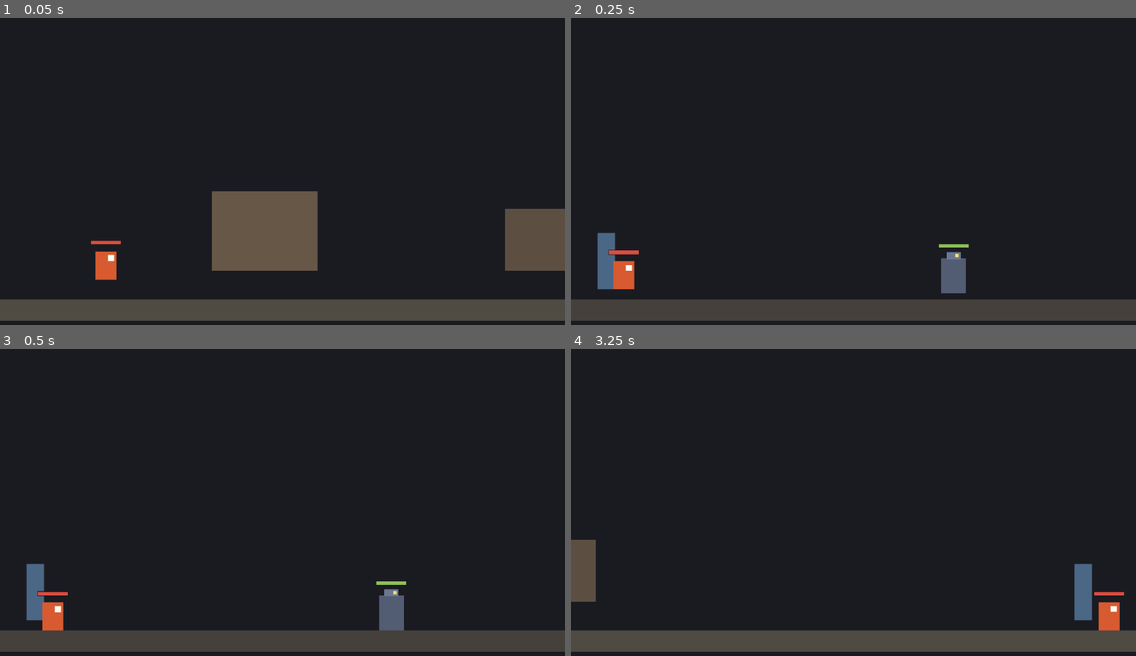
Above: before the commit, frames 1-4 (two rows, left to right).
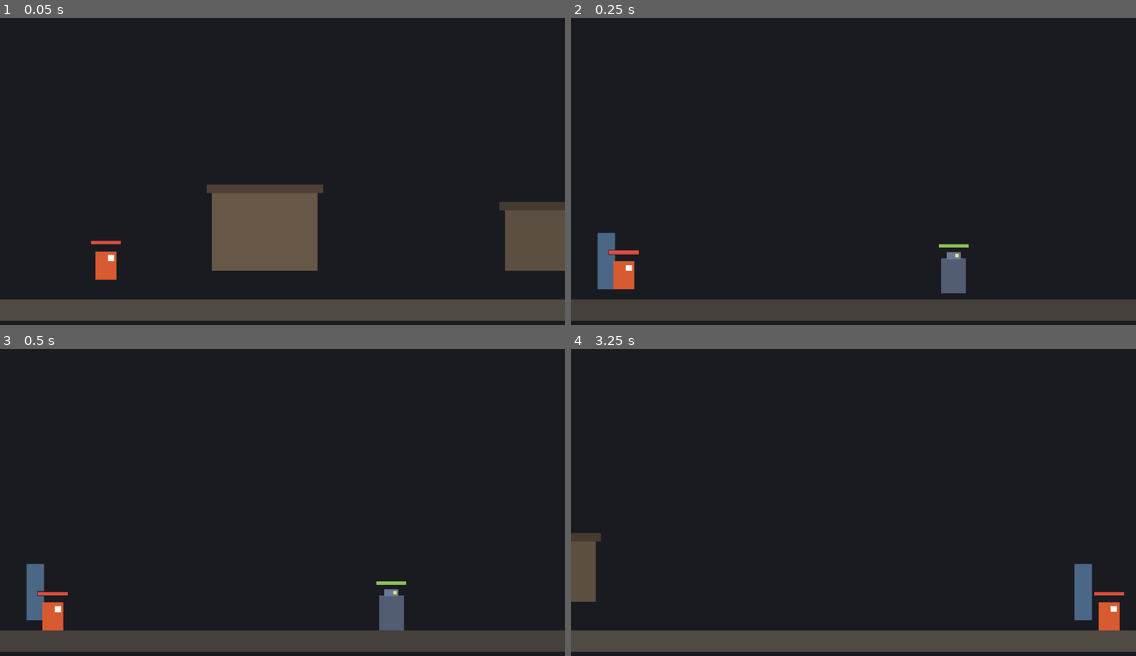
Above: after the commit, the same moments.

Repository: aachean/bailian
Game: Godot game, scene res://tests/test_m3.tscn
Two runs of this game, one before a commit and one after it. Both use one fixed random seed, a clock stepped at 60 frames per second and the inputs below. This scene is started directly instead of the project's main scene.
Inputs (mouse positions are in pixels of both pictures, inside the frame that each line leads up to):
- Up to frame 1 (0.05 s): no input
- Up to frame 2 (0.25 s): no input
- Up to frame 3 (0.5 s): no input
- Up to frame 4 (3.25 s): move the mouse to (977, 490) at 0.52 s; hold D (move_right) 0.53-2.03 s; tap J (attack) at 0.6, 2.1 s; click (977, 490) at 0.67 s; tap Space (jump) at 0.77, 1.52, 3.02 s; move the mouse to (740, 523) at 1.27 s; tap K (dodge) at 1.35, 2.85 s; click (740, 523) at 1.42 s; move the mouse to (910, 438) at 2.02 s; hold A (move_left) 2.03-2.78 s; click (910, 438) at 2.17 s; move the mouse to (825, 570) at 2.77 s; hold D (move_right) from 2.78 s (still down); click (825, 570) at 2.92 s

The runs differ from the first frame. In frame 1, 0.8% of the frame differs, in the area x 36-100%, y 54-63%; in frame 2, nothing differs; in frame 3, nothing differs; in frame 4, 0.1%.

Commit message:
fix(town): 城镇房子堵死唯一通道 —— 装饰物不该有碰撞
用户实测卡在两栋房子之间过不去。根因：两栋不同大小的房子复用了同一个
120×90 碰撞形状，右边那栋视觉高 70、碰撞高 90，底部插进地面通道
（通道只剩 1px，玩家高 32）。

- 房子改成纯背景装饰（Node2D，去碰撞）—— 建筑在横版里是背景层，
  玩家从前景走过；顺手加了屋顶色块，比一块方板像房子
- test_m3 新增 #6 城镇完整链路：从出生点按住 → 必须能走到出口传送门。
  「过不去」这种 bug 靠看场景结构看不出来，只有真的走一遍才抓得到 ——
  与 M1 的 #12（助跑跳高台）是同一条纪律在城镇上的应用

Diff:
--- a/scenes/stages/town.tscn
+++ b/scenes/stages/town.tscn
@@ -6,9 +6,6 @@
 
 [sub_resource type="RectangleShape2D" id="RectangleShape2D_ground"]
 size = Vector2(1280, 24)
-
-[sub_resource type="RectangleShape2D" id="RectangleShape2D_house"]
-size = Vector2(120, 90)
 
 [node name="Town" type="Node2D"]
 script = ExtResource("1_stage")
@@ -30,10 +27,8 @@
 [node name="CollisionShape2D" type="CollisionShape2D" parent="Ground"]
 shape = SubResource("RectangleShape2D_ground")
 
-[node name="House1" type="StaticBody2D" parent="."]
+[node name="House1" type="Node2D" parent="."]
 position = Vector2(300, 242)
-collision_layer = 4
-collision_mask = 0
 
 [node name="Visual" type="ColorRect" parent="House1"]
 offset_left = -60.0
@@ -43,13 +38,16 @@
 mouse_filter = 2
 color = Color(0.4, 0.34, 0.28, 1)
 
-[node name="CollisionShape2D" type="CollisionShape2D" parent="House1"]
-shape = SubResource("RectangleShape2D_house")
+[node name="Roof1" type="ColorRect" parent="House1"]
+offset_left = -66.0
+offset_top = -53.0
+offset_right = 66.0
+offset_bottom = -43.0
+mouse_filter = 2
+color = Color(0.3, 0.25, 0.21, 1)
 
-[node name="House2" type="StaticBody2D" parent="."]
+[node name="House2" type="Node2D" parent="."]
 position = Vector2(620, 252)
-collision_layer = 4
-collision_mask = 0
 
 [node name="Visual" type="ColorRect" parent="House2"]
 offset_left = -48.0
@@ -59,8 +57,13 @@
 mouse_filter = 2
 color = Color(0.36, 0.31, 0.26, 1)
 
-[node name="CollisionShape2D" type="CollisionShape2D" parent="House2"]
-shape = SubResource("RectangleShape2D_house")
+[node name="Roof2" type="ColorRect" parent="House2"]
+offset_left = -54.0
+offset_top = -43.0
+offset_right = 54.0
+offset_bottom = -33.0
+mouse_filter = 2
+color = Color(0.27, 0.23, 0.19, 1)
 
 [node name="ExitPortal" parent="." instance=ExtResource("3_portal")]
 position = Vector2(1220, 290)
--- a/tests/test_m3.gd
+++ b/tests/test_m3.gd
@@ -24,6 +24,7 @@
 	await _t3_spearman_throws()
 	await _t4_dasher_is_distinct()
 	await _t5_portal_not_armed_inside()
+	await _t6_town_walkable()
 
 	print("")
 	print("═══ %d 通过 ／ %d 失败 ═══" % [_pass, _fail])
@@ -42,6 +43,48 @@
 func _pframes(n: int) -> void:
 	for _i in n:
 		await get_tree().physics_frame
+
+
+func _press(action: String) -> void:
+	var ev := InputEventAction.new()
+	ev.action = action
+	ev.pressed = true
+	ev.strength = 1.0
+	Input.parse_input_event(ev)
+
+
+func _release(action: String) -> void:
+	var ev := InputEventAction.new()
+	ev.action = action
+	ev.pressed = false
+	Input.parse_input_event(ev)
+
+
+## 城镇完整链路：从出生点一路向右，必须能走到出口传送门。
+## 「装饰物把通道堵死」这种 bug 只有真的走一遍才抓得到 ——
+## 用户实测：房子碰撞体比视觉大，把唯一的路堵死，整局没法往后玩。
+func _t6_town_walkable() -> void:
+	var town := TOWN.instantiate()
+	add_child(town)
+	await _pframes(5)
+	var player := town.get_node("Player")
+	player.global_position = Vector2(120.0, 280.0)
+	player.velocity = Vector2.ZERO
+	await _pframes(10)
+
+	_press("move_right")
+	var n := 0
+	while n < 600 and player.global_position.x < 1150.0:
+		await get_tree().physics_frame
+		n += 1
+	_release("move_right")
+	var reached: bool = player.global_position.x >= 1150.0
+	_check("6", "城镇畅通：从出生点一路向右能走到出口传送门",
+		reached,
+		"按住 → 走 %d 帧，到 x=%.0f（目标 ≥1150，出生 x=120）" % [
+			n, player.global_position.x])
+	town.queue_free()
+	await _pframes(2)
 
 
 ## 两个新场景结构齐全：城镇有出口、关卡有回城门和四种怪、玩家带相机
Not shown: 1 places in scenes/stages/town.tscn that only renumber resources
